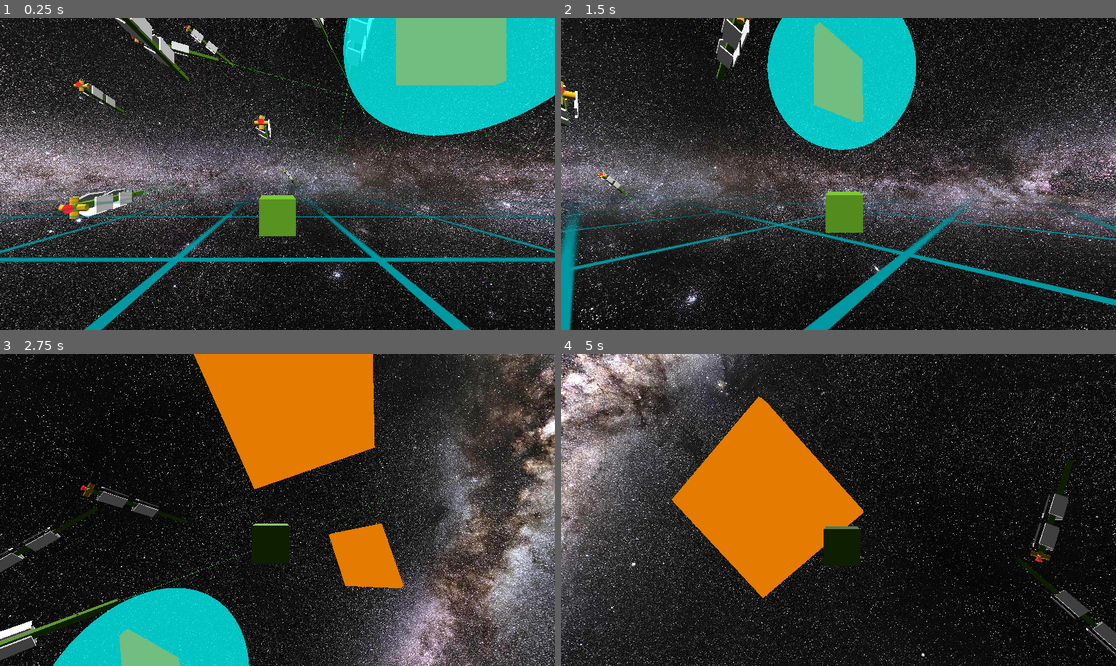
Above: before the commit, frames 1-4 (two rows, left to right).
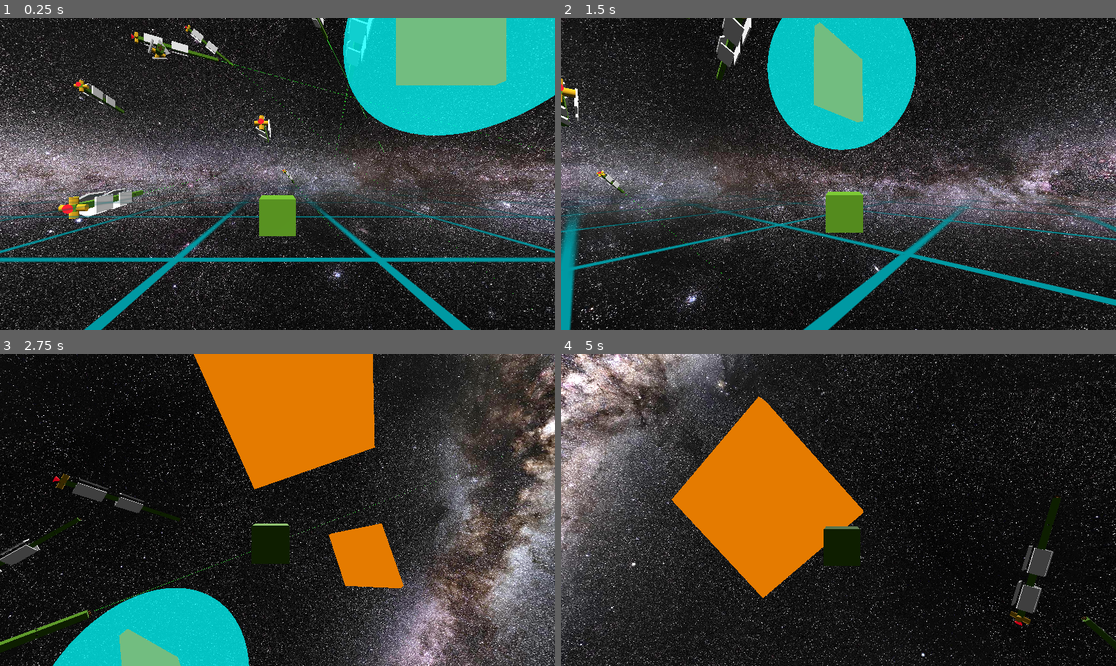
Above: after the commit, the same moments.

Repository: david-andrew/Aberration
Game: Godot game, scene res://world.tscn
Two runs of this game, one before a commit and one after it. Both use one fixed random seed, a clock stepped at 60 frames per second and the inputs below.
Inputs:
- Up to frame 1 (0.25 s): no input
- Up to frame 2 (1.5 s): hold Right (right) 0.53-1.28 s; hold A (a) 0.53-1.28 s; tap D (d) at 0.8, 1.35 s; hold Down (down) from 1.28 s (still down)
- Up to frame 3 (2.75 s): tap E (e) at 1.55 s; release Down (down) at 2.03 s; hold Right (right) from 2.03 s (still down); hold E (e) from 2.03 s (still down); tap S (s) at 2.3 s
- Up to frame 4 (5 s): release Right (right) at 2.78 s; release E (e) at 2.78 s; hold Up (up) 2.78-3.53 s; tap S (s) at 2.85 s; tap W (w) at 3.05 s; hold W (w) 3.53-4.28 s; hold Left (left) from 3.53 s (still down); tap A (a) at 3.8, 4.35 s; tap D (d) at 4.55 s

The runs differ from the first frame. In frame 1, 0.7% of the frame differs, in the area x 10-99%, y 0-69%; in frame 2, 0.4%; in frame 3, 1.5%; in frame 4, 1.8%, in the area x 80-100%, y 33-97%.

Commit message:
fixed translate towards to actually translate towards the correct target

Diff:
--- a/scenes/ThrustModule.gd
+++ b/scenes/ThrustModule.gd
@@ -4,7 +4,7 @@
 
 @export var TRANSLATION_STRENGTH:float = 500
 @export var ROTATION_STRENGTH:float = 2
-@export var THRUST_STRENGTH:float = 2500
+@export var THRUST_STRENGTH:float = 1000
 
 var original_parent:RigidBody3D
 
@@ -20,8 +20,8 @@
 func translate_towards(target:Vector3, strength:float=1.0):
 	if get_parent() != original_parent:
 		return
-	var local_direction = to_local(target).normalized()
-	original_parent.apply_central_force(local_direction * TRANSLATION_STRENGTH * strength)
+	var relative_diff = target - original_parent.global_position
+	original_parent.apply_central_force(relative_diff.normalized() * TRANSLATION_STRENGTH * strength)
 
 func thrust_forward(strength:float=1.0):
 	if get_parent() != original_parent:
--- a/scripts/ShipCore.gd
+++ b/scripts/ShipCore.gd
@@ -32,9 +32,9 @@
 
 	if not is_instance_valid(thrusters):
 		return
-	#thrusters.translate_towards(player.global_position)
+	thrusters.translate_towards(player.global_position)
 	#thrusters.point_towards(player.global_position)
-	thrusters.thrust_forward(1.0)
+	#thrusters.thrust_forward(1.0)
 	#apply_central_force(basis * Vector3.FORWARD * 1000)
 	pass
 
--- a/world.tscn
+++ b/world.tscn
@@ -15,7 +15,7 @@
 [sub_resource type="BoxShape3D" id="BoxShape3D_278ud"]
 
 [sub_resource type="StandardMaterial3D" id="StandardMaterial3D_t4b5v"]
-albedo_color = Color(0.55, 0, 0.534, 1)
+albedo_color = Color(0.31, 0.545, 0, 1)
 
 [sub_resource type="BoxMesh" id="BoxMesh_l6wpm"]
 material = SubResource("StandardMaterial3D_t4b5v")
@@ -51,7 +51,7 @@
 [node name="World" type="Node3D"]
 
 [node name="LargeShip" parent="." instance=ExtResource("1_h85ca")]
-transform = Transform3D(1, 0, 0, 0, 1, 0, 0, 0, 1, -94.1532, 99.0077, -156)
+transform = Transform3D(-0.761718, 0.451993, -0.464208, 0.25, 0.866025, 0.433013, 0.597734, 0.213782, -0.772665, -94.1532, 99.0077, -156)
 
 [node name="TeamID" parent="LargeShip" instance=ExtResource("6_pbg1v")]
 team = 0
